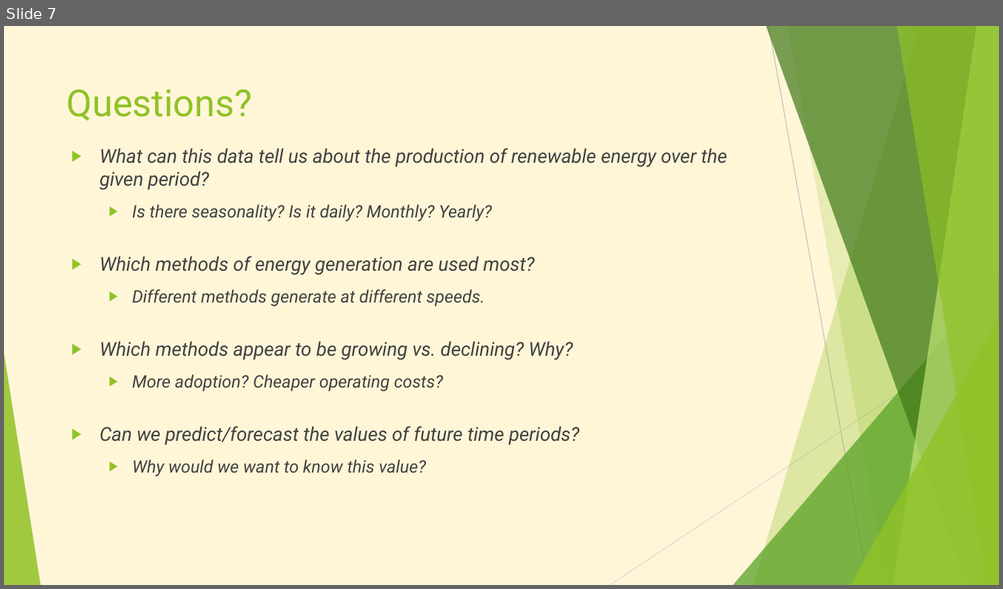
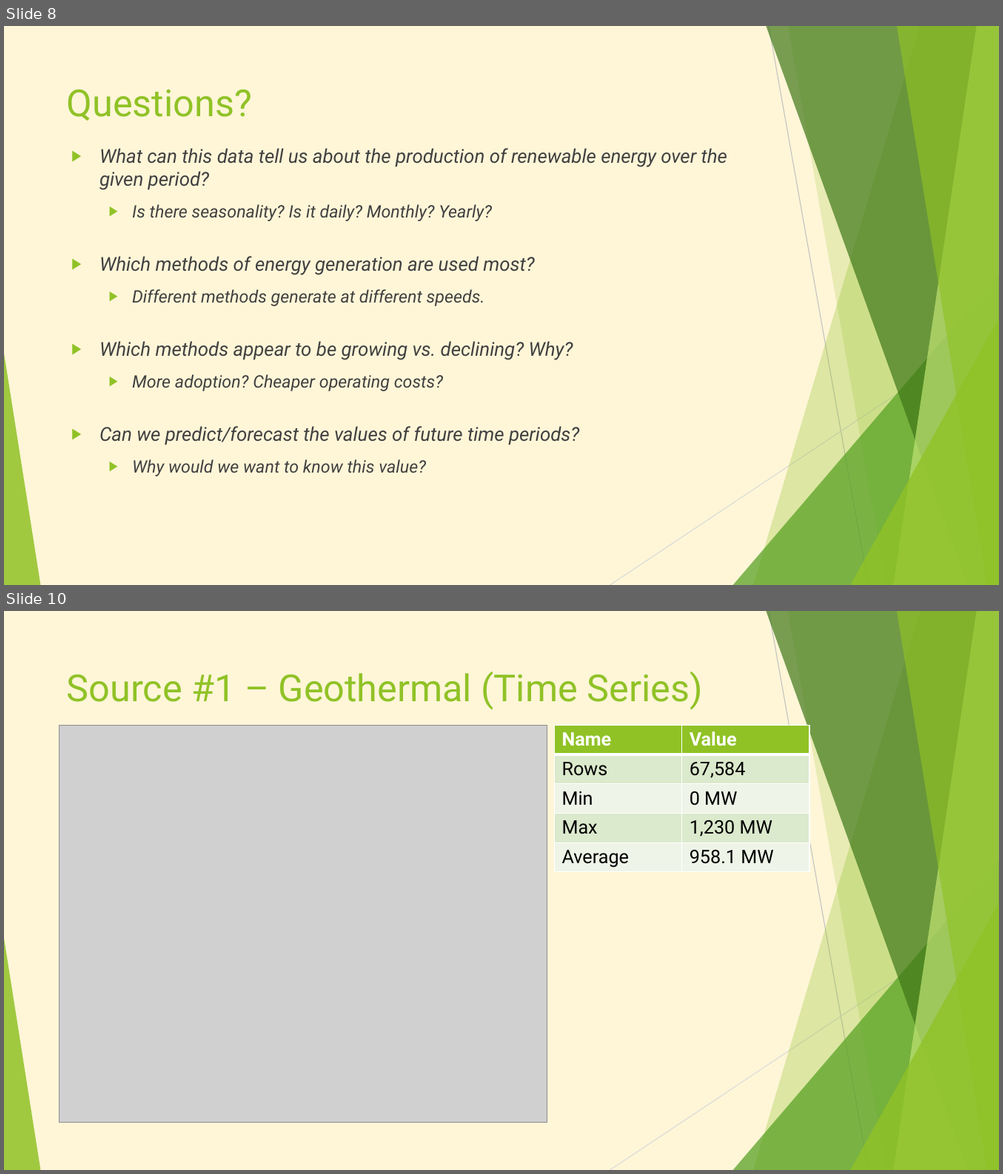
Before and after one commit to AbrahamHuitron/california-renewable-energy, a slide deck: California Renewable Energy.pptx. Shown one above the other, each under a label of ours: slide 7 before the commit, slides 8 and 10 after it; the slides between them are not shown. The pictures are 1003x589 and 1003x1174 pixels, drawn with LibreOffice and Linux fonts; fonts in the diff are those of the drawing; grey boxes stand for pictures. Boxes give left, top, right and bottom in pixels: in the first picture for what was removed or moved away, otherwise in the second. Text is boxed around its words. In the diff, an @@ line names an element or a change of style, - is before the commit and + after.

```diff
--- a/California Renewable Energy.pptx
+++ b/California Renewable Energy.pptx
@@ slide 10 added at bbox=[4, 611, 999, 1170], background #FFF6D8; not listed: 10 template elements that a slide beside it also shows @@
@@ title added at bbox=[67, 672, 703, 709], 36 pt, text #90C226 @@
+Source #1 – Geothermal (Time Series)
@@ picture added at bbox=[60, 725, 547, 1123] @@
@@ table added at bbox=[555, 725, 810, 874], 5 rows, 2 columns @@
+Name | Value
+Rows | 67,584
+Min | 0 MW
+Max | 1,230 MW
+Average | 958.1 MW
@@ what was slide 7 is now slide 8 @@
```
Also in this commit, not shown: 4 slides changed, 12 other slides added.
